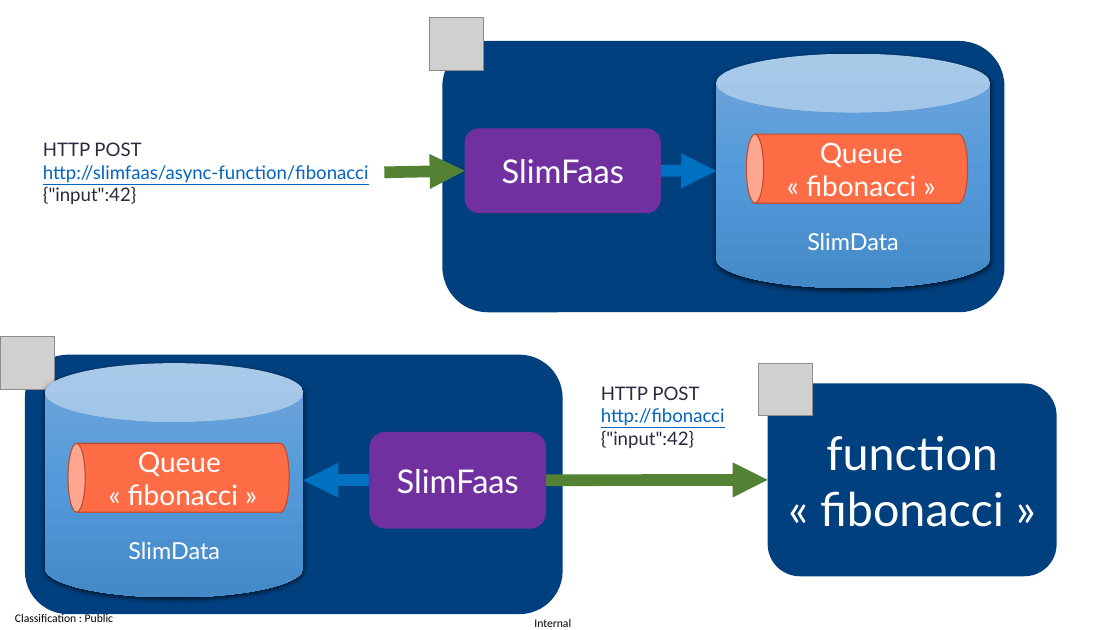
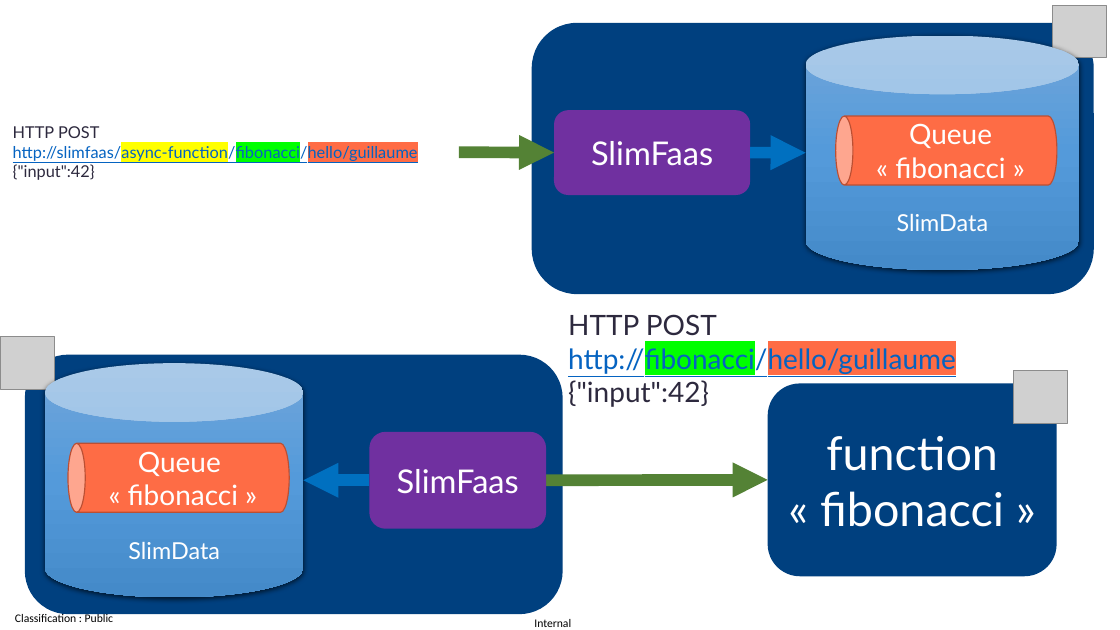
Before and after one commit to AxaFrance/SlimFaas, a slide deck: slide 4 of documentation/slimfaas.pptx (slide 1 before the commit). Drawn at 1120x630 pixels with LibreOffice and Linux fonts; fonts in the diff are those of the drawing; grey boxes stand for pictures. Boxes give left, top, right and bottom in pixels: in the first picture for what was removed or moved away, otherwise in the second. Text is boxed around its words. In the diff, an @@ line names an element or a change of style, - is before the commit and + after.

```diff
--- a/documentation/slimfaas.pptx
+++ b/documentation/slimfaas.pptx
@@ picture: place and size @@
-picture at [430, 18, 484, 71]
+picture at [1053, 5, 1107, 58]
@@ text "HTTP POST": place and size @@
-text "HTTP POST" at [43, 142, 369, 205]
+text "HTTP POST" at [13, 126, 418, 180]
@@ text at [13, 144, 418, 162]: text changed; size 16 to 14 pt @@
-http://slimfaas/async-function/fibonacci
+http://slimfaas/async-function/fibonacci/hello/guillaume
@@ text at [13, 126, 99, 180]: size 16 to 14 pt in "HTTP POST", "{"input":42}" @@
@@ arrow moved from (385, 172) - (465, 171) to (459, 152) - (555, 153) @@
@@ 2 cylinders, 2 rounded rectangles, 1 arrow: place and size @@
-2 cylinders, 2 rounded rectangles, 1 arrow at [443, 41, 1005, 313]
+2 cylinders, 2 rounded rectangles, 1 arrow at [532, 23, 1094, 294]
@@ text "HTTP POST": place and size @@
-text "HTTP POST" at [601, 386, 725, 449]
+text "HTTP POST" at [568, 314, 956, 407]
@@ text at [568, 314, 717, 336]: size 16 to 24 pt in "HTTP POST" @@
@@ text at [568, 344, 956, 407]: text changed; size 16 to 24 pt @@
-http://fibonacci
-{"input":42}
+http://fibonacci/hello/guillaume
+{"input":42}
@@ picture: place and size @@
-picture at [759, 363, 812, 416]
+picture at [1013, 371, 1067, 423]
```
Also in this commit, not shown: 1 other slide changed, 2 slides added, 5 other files.
